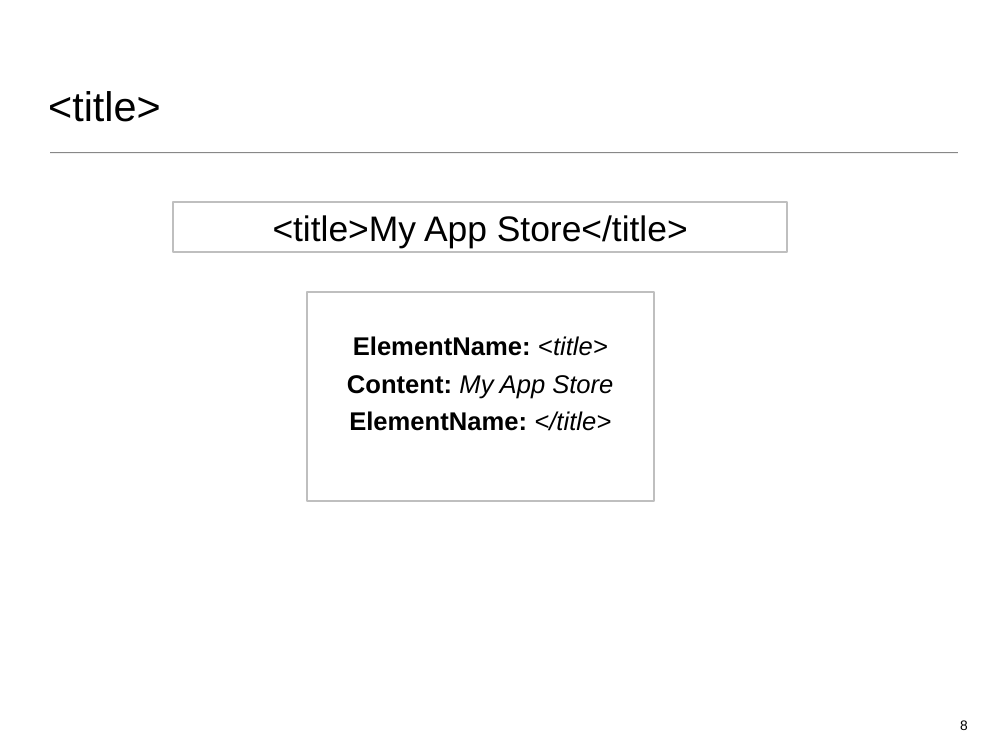
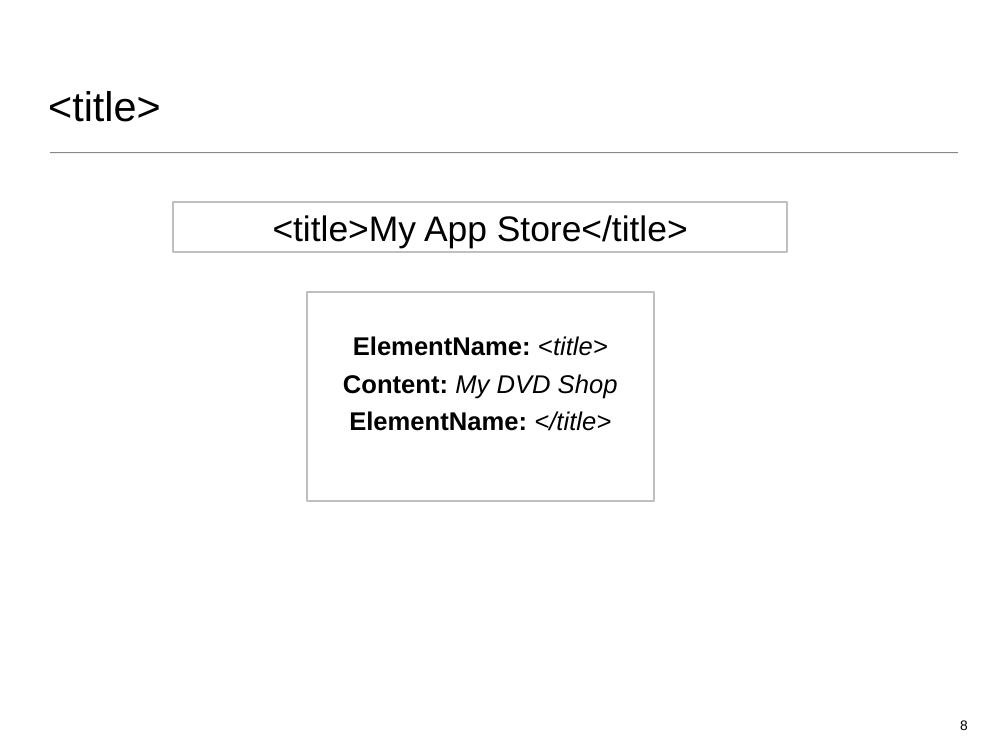
Before and after one commit to wit-web-dev-2015/web-dev-1, a slide deck: slide 8 of topic01/talk-2/b-html-page-structure.pptx. Drawn at 1008x756 pixels with LibreOffice and Linux fonts; fonts in the diff are those of the drawing. Boxes give left, top, right and bottom in pixels: in the first picture for what was removed or moved away, otherwise in the second. Text is boxed around its words. In the diff, an @@ line names an element or a change of style, - is before the commit and + after.

```diff
--- a/topic01/talk-2/b-html-page-structure.pptx
+++ b/topic01/talk-2/b-html-page-structure.pptx
@@ text in rectangle at (x1=343, y1=374, x2=618, y2=399): text changed @@
-Content: My App Store
+Content: My DVD Shop
```
Also in this commit, not shown: 2 other slides changed, 3 other files.
